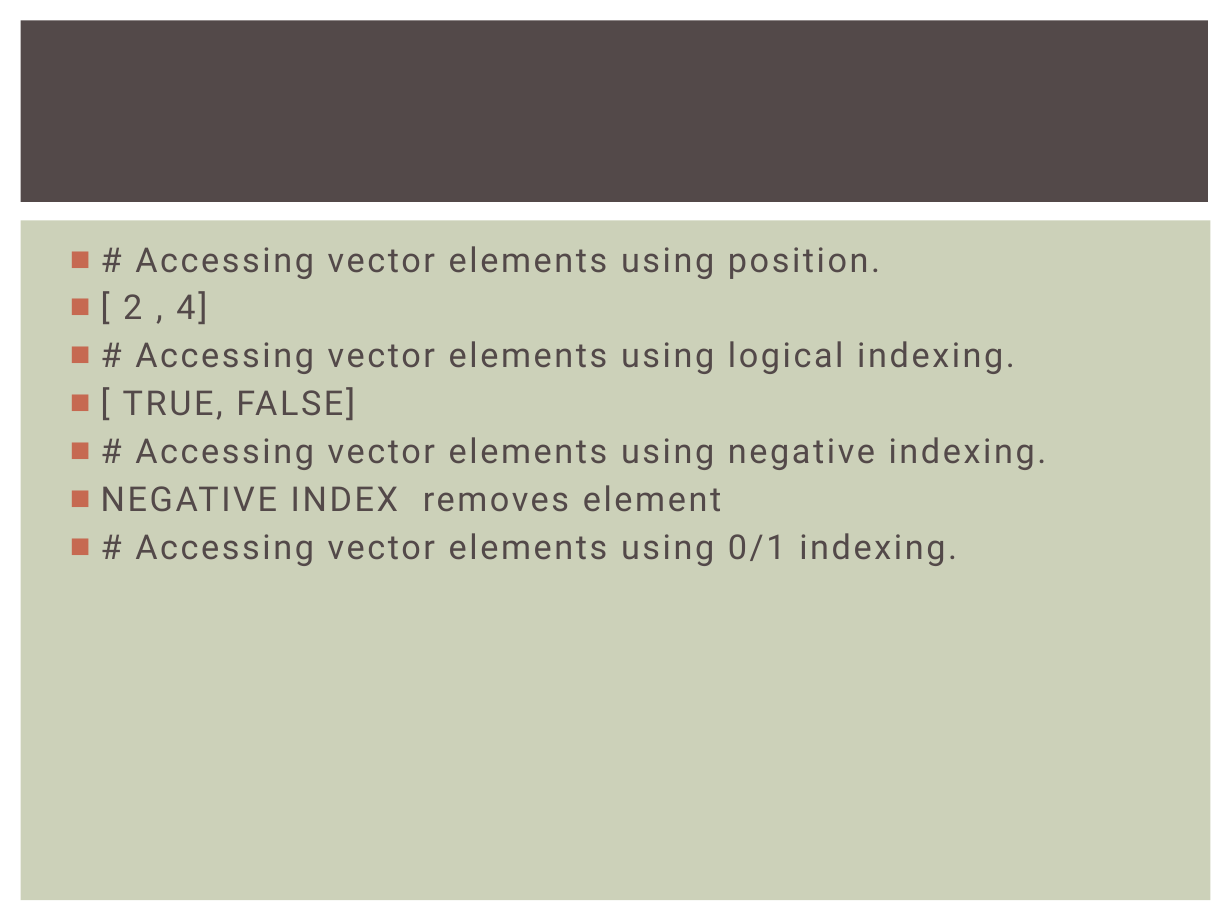
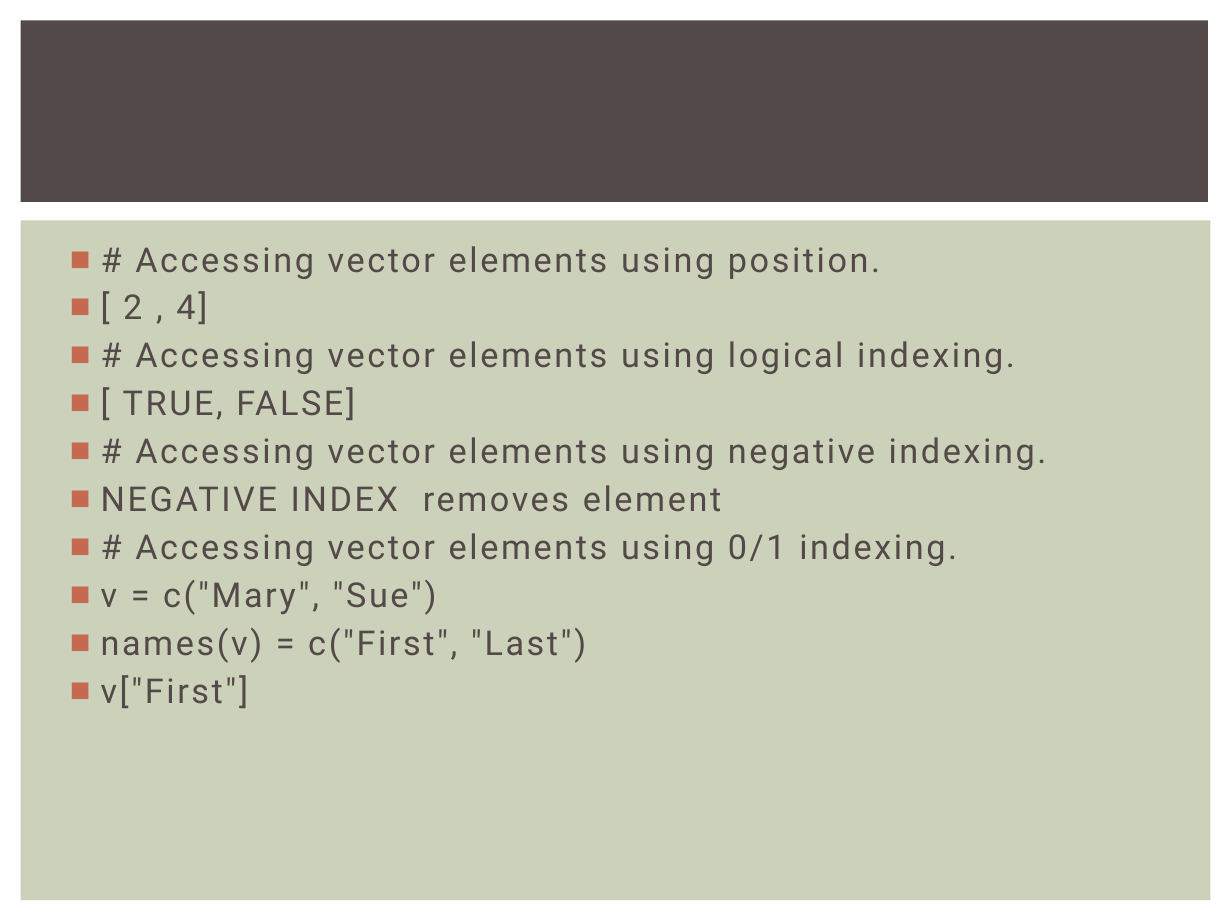
Before and after one commit to gpavankumar1974/Rnotes, a slide deck: slide 9 of RBasics/R vectors 4.pptx. Drawn at 1232x924 pixels with LibreOffice and Linux fonts; fonts in the diff are those of the drawing. Boxes give left, top, right and bottom in pixels: in the first picture for what was removed or moved away, otherwise in the second. Text is boxed around its words. In the diff, an @@ line names an element or a change of style, - is before the commit and + after.

```diff
--- a/RBasics/R vectors 4.pptx
+++ b/RBasics/R vectors 4.pptx
@@ text at [101, 580, 586, 708]: paragraphs added @@
+■ v = c("Mary", "Sue")
+■ names(v) = c("First", "Last")
+■ v["First"]
```
Also in this commit, not shown: 40 other files.
